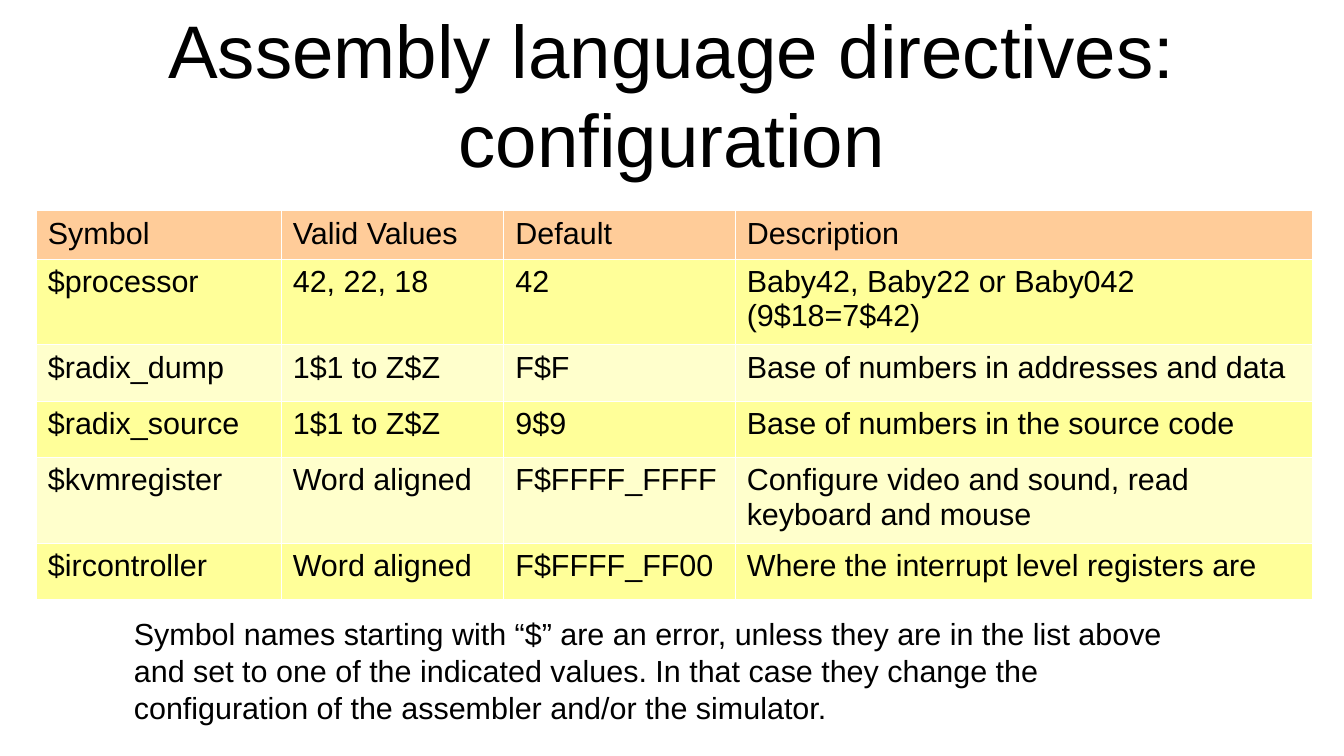
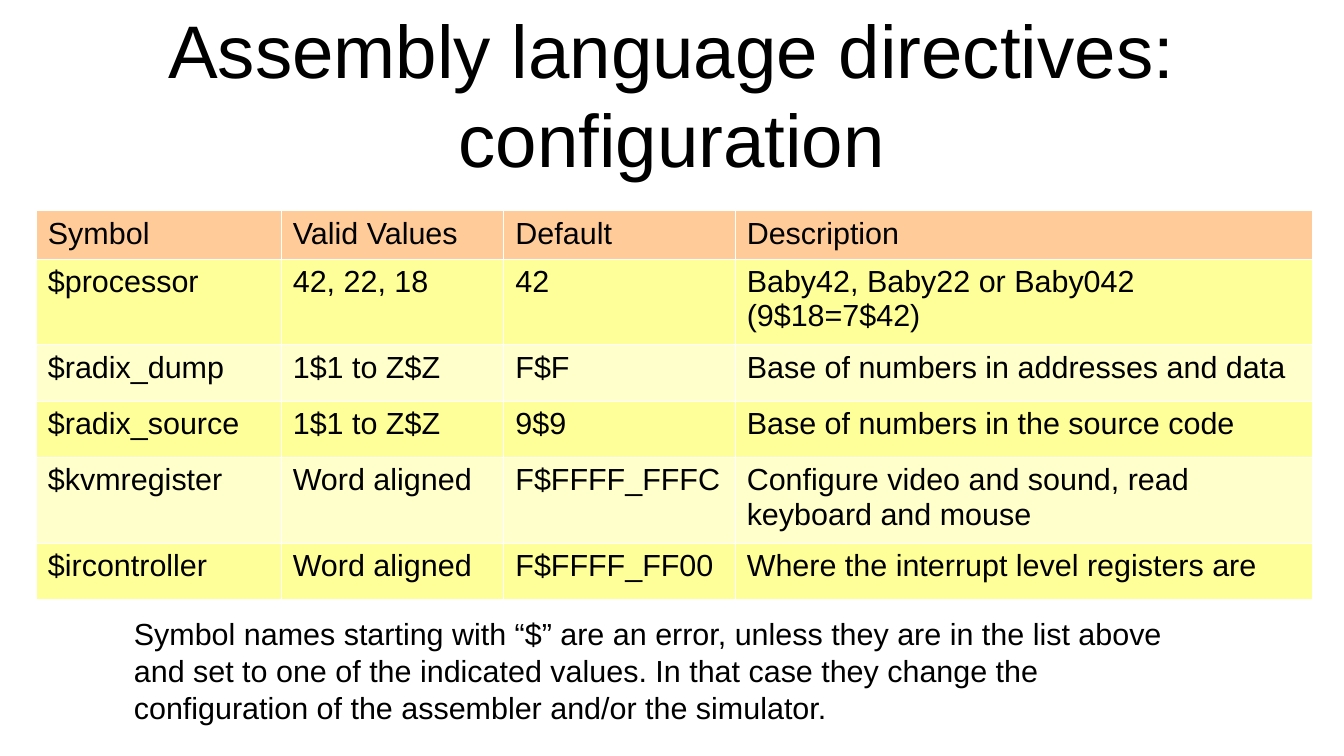
Before and after one commit to jeceljr/baby42, a slide deck: slide 30 of doc/baby42_slides.odp. Drawn at 1344x756 pixels with LibreOffice and Linux fonts; fonts in the diff are those of the drawing. Boxes give left, top, right and bottom in pixels: in the first picture for what was removed or moved away, otherwise in the second. Text is boxed around its words. In the diff, an @@ line names an element or a change of style, - is before the commit and + after.

Commit message:
oops - FFFF is not word aligned

```diff
--- a/doc/baby42_slides.odp
+++ b/doc/baby42_slides.odp
@@ table at <box>35,210,1312,588</box> @@
-row 5, column 3: F$FFFF_FFFF
+row 5, column 3: F$FFFF_FFFC
```
Also in this commit, not shown: 1 other file.
